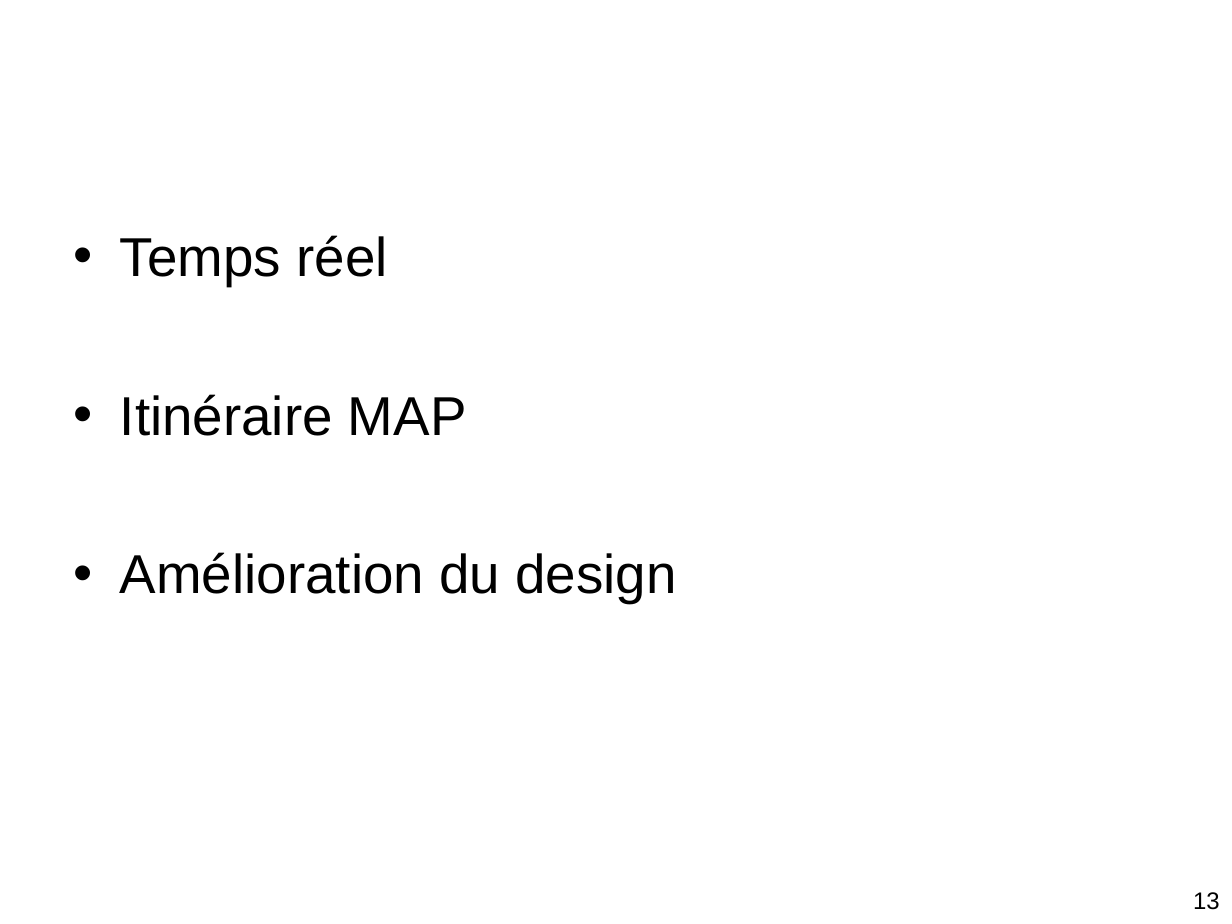
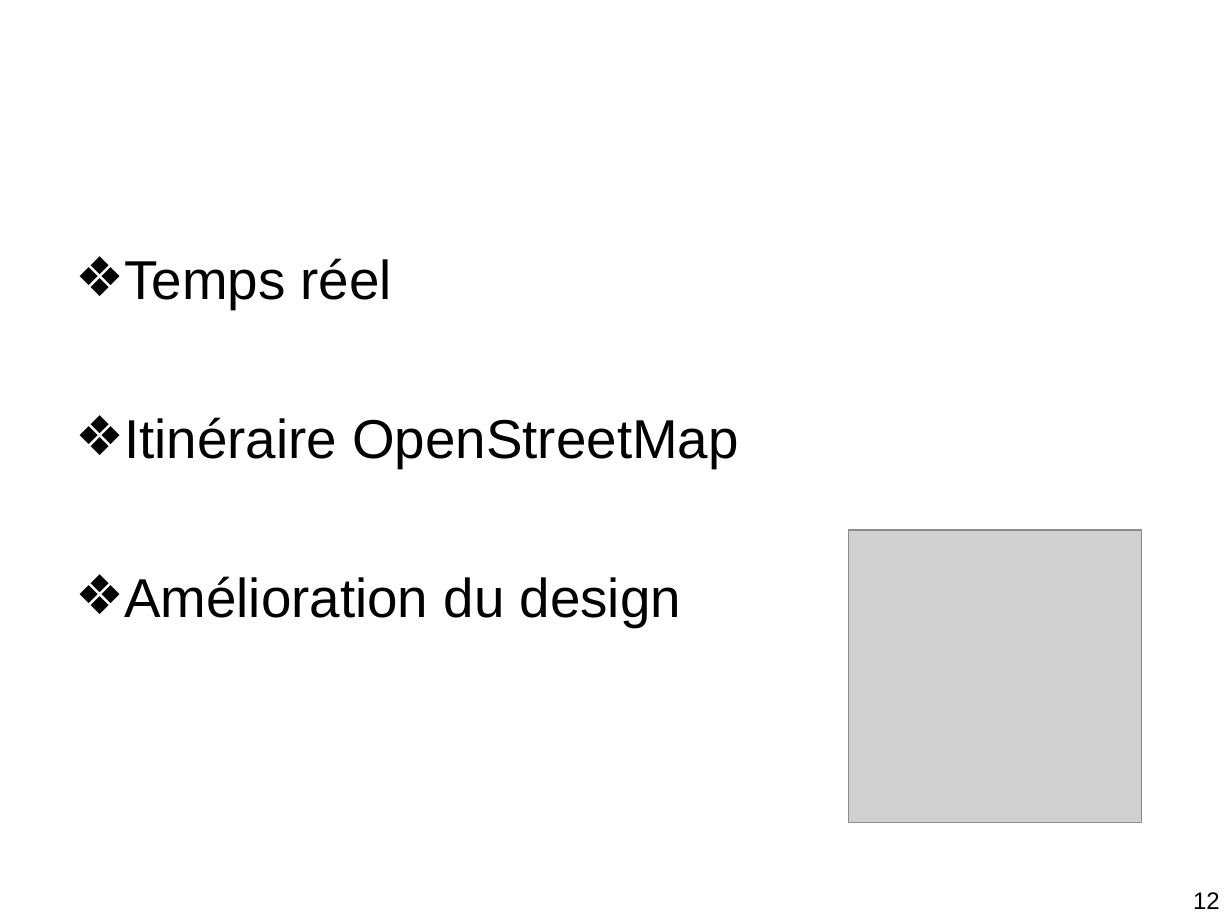
Before and after one commit to axelajv/FirefoxOS-ProjetDLL, a slide deck: slide 12 of PowerPoint/PPT Projet-DLL.ppt (slide 13 before the commit). Drawn at 1232x924 pixels with LibreOffice and Linux fonts; fonts in the diff are those of the drawing; grey boxes stand for pictures; background and template pictures are left out. Boxes give left, top, right and bottom in pixels: in the first picture for what was removed or moved away, otherwise in the second. Text is boxed around its words. In the diff, an @@ line names an element or a change of style, - is before the commit and + after.

```diff
--- a/PowerPoint/PPT Projet-DLL.ppt
+++ b/PowerPoint/PPT Projet-DLL.ppt
@@ text "Temps réel": place and size @@
-text "Temps réel" at box(120, 235, 676, 603)
+text "Temps réel" at box(124, 258, 738, 627)
@@ text at box(124, 258, 681, 627): bullet • to ❖ @@
@@ text at box(124, 417, 738, 468): text changed @@
-• Itinéraire MAP
+❖ Itinéraire OpenStreetMap
@@ picture added at box(849, 530, 1141, 822) @@
@@ page number at box(1193, 892, 1220, 909): text changed @@
-13
+12
```
Also in this commit, not shown: 6 other slides changed, 1 slide added, 1 slide removed.
